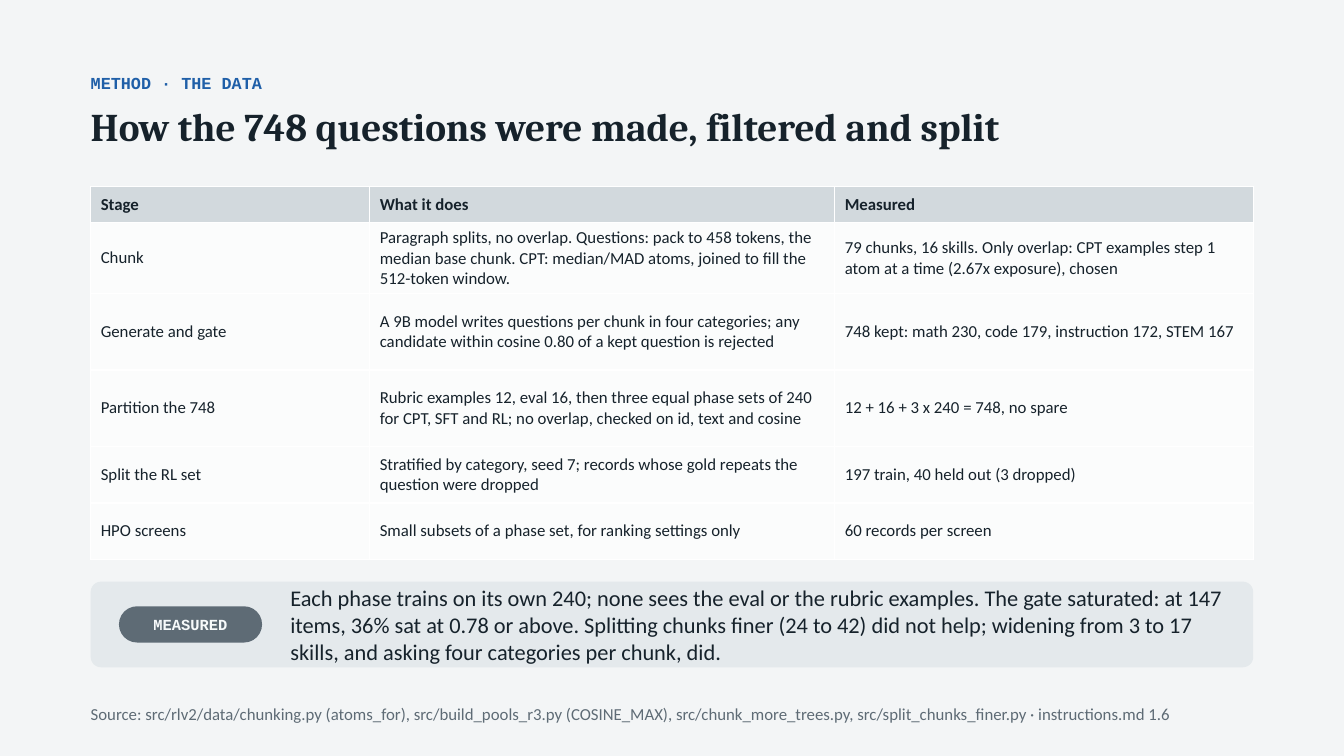
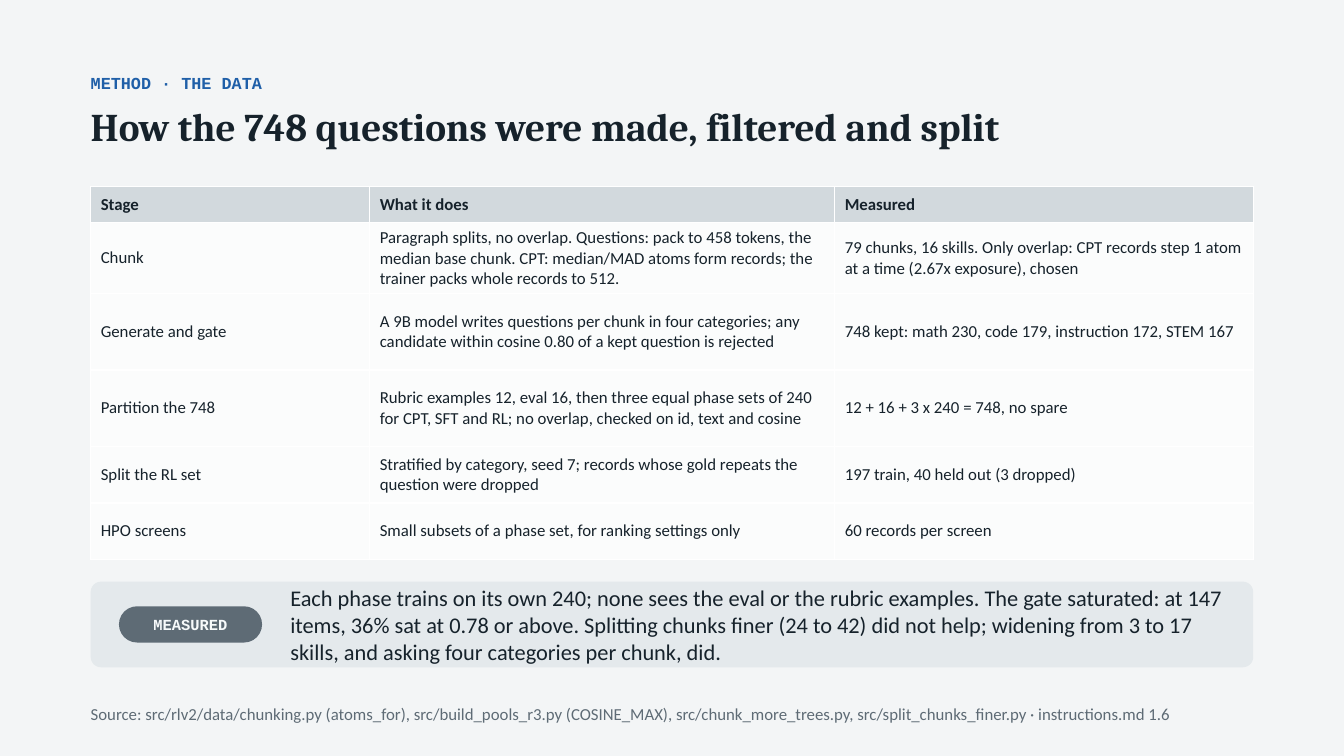
Before and after one commit to thistleknot/rl_v2_share, a slide deck: slide 5 of docs/RL_V2_rl.pptx. Drawn at 1344x756 pixels with LibreOffice and Linux fonts; fonts in the diff are those of the drawing. Boxes give left, top, right and bottom in pixels: in the first picture for what was removed or moved away, otherwise in the second. Text is boxed around its words. In the diff, an @@ line names an element or a change of style, - is before the commit and + after.

```diff
--- a/docs/RL_V2_rl.pptx
+++ b/docs/RL_V2_rl.pptx
@@ table at box(91, 187, 1253, 545) @@
-row 2, column 2: Paragraph splits, no overlap. Questions: pack to 458 tokens, the median base chunk. CPT: median/MAD atoms, joined to fill the 512-token window.
+row 2, column 2: Paragraph splits, no overlap. Questions: pack to 458 tokens, the median base chunk. CPT: median/MAD atoms form records; the trainer packs whole records to 512.
-row 2, column 3: 79 chunks, 16 skills. Only overlap: CPT examples step 1 atom at a time (2.67x exposure), chosen
+row 2, column 3: 79 chunks, 16 skills. Only overlap: CPT records step 1 atom at a time (2.67x exposure), chosen
```
